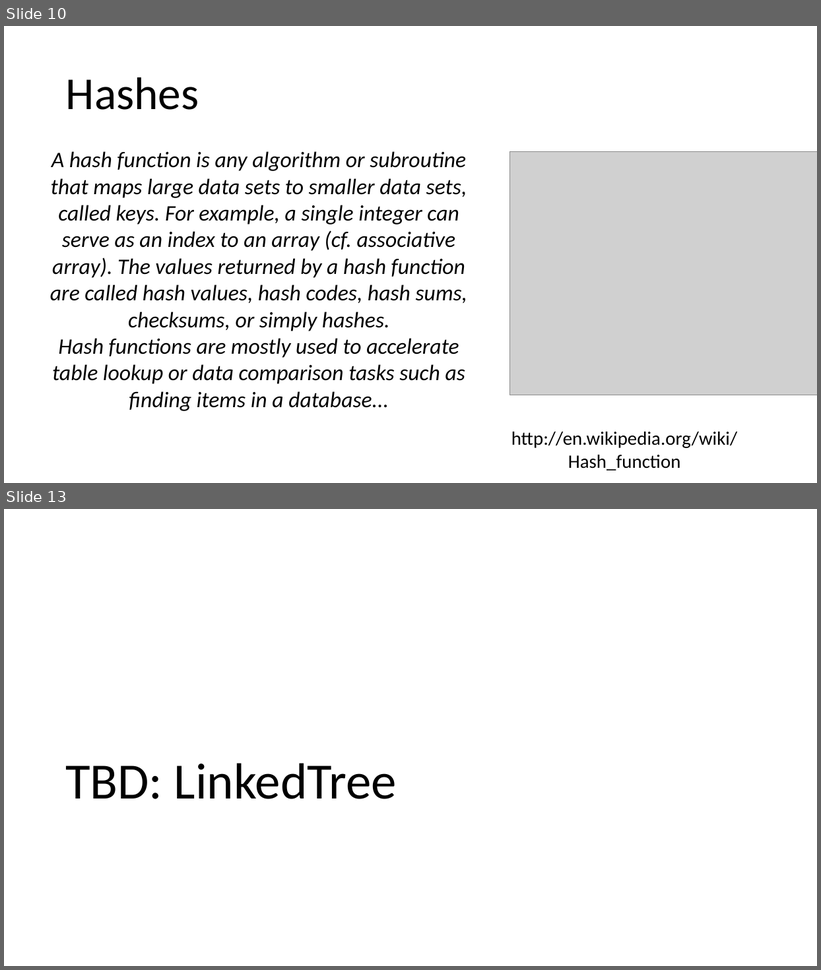
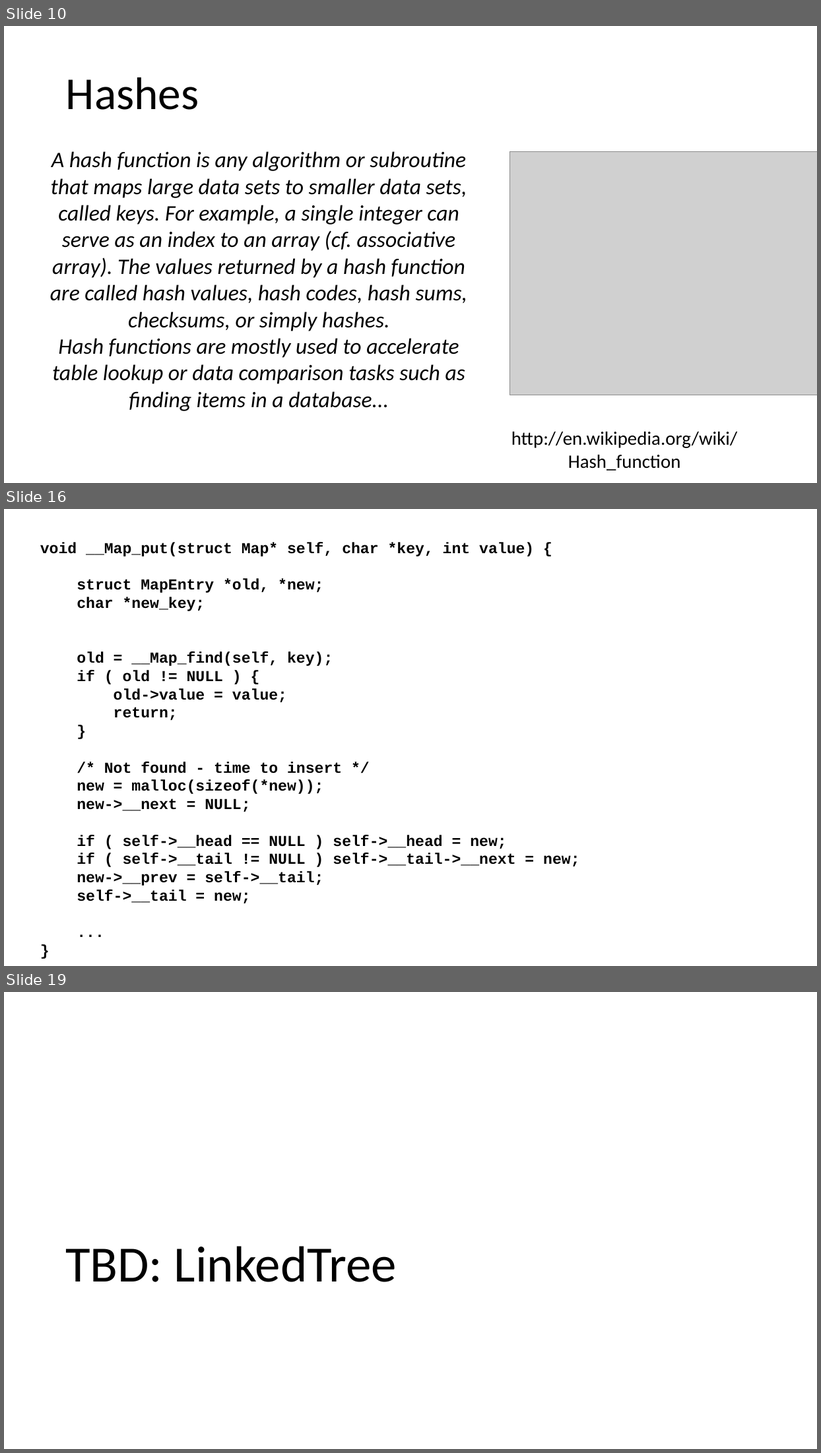
Before and after one commit to csev/cc4e, a slide deck: lectures/CC-05-Trees-Hash.pptx. Shown one above the other, each under a label of ours: slides 10 and 13 before the commit, slides 10, 16 and 19 after it; the slides between them are not shown. The pictures are 821x970 and 821x1453 pixels, drawn with LibreOffice and Linux fonts; fonts in the diff are those of the drawing; grey boxes stand for pictures. Boxes give left, top, right and bottom in pixels: in the first picture for what was removed or moved away, otherwise in the second. Text is boxed around its words. In the diff, an @@ line names an element or a change of style, - is before the commit and + after.

```diff
--- a/lectures/CC-05-Trees-Hash.pptx
+++ b/lectures/CC-05-Trees-Hash.pptx
@@ slide 16 added at [4,509,817,966], background #FFFFFF @@
@@ text added at [40,542,580,904], 18 pt, text #000000, bold @@
+void __Map_put(struct Map* self, char *key, int value) {
+struct MapEntry *old, *new;
+char *new_key;
+old = __Map_find(self, key);
+if ( old != NULL ) {
+old->value = value;
+return;
+}
+/* Not found - time to insert */
+new = malloc(sizeof(*new));
+new->__next = NULL;
+if ( self->__head == NULL ) self->__head = new;
+if ( self->__tail != NULL ) self->__tail->__next = new;
+new->__prev = self->__tail;
+self->__tail = new;
+...
+}
@@ what was slide 13 is now slide 19 @@
```
Also in this commit, not shown: 2 slides changed, 5 other slides added.
